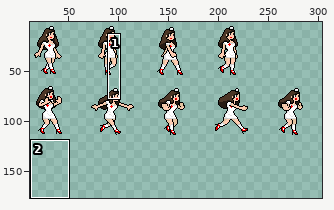
Sprite sheet -- Media/Assets/enemies/enemyNurse_one.png. Above: a wide view before the commit, with the close-up outlined.
Close-up. Before the commit:
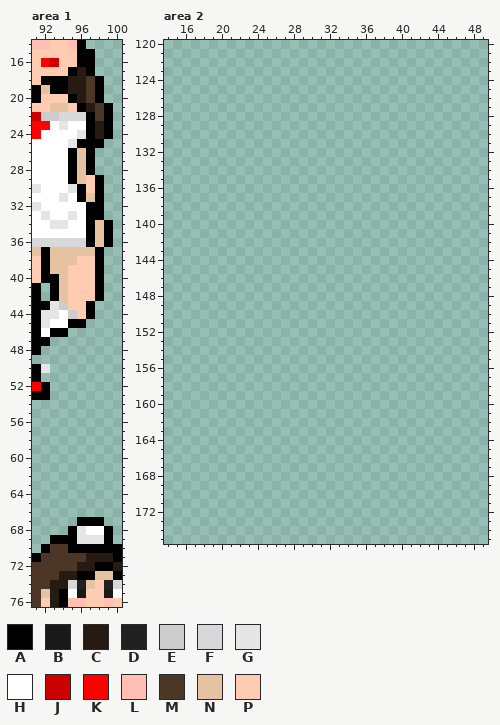
The file is 300x120 pixels. Shown: area 1: x 91..100, y 14..76; area 2: x 14..49, y 120..175. The old version is drawn lined up with the new one. The wide view leaves out empty margins. The commit also changed other parts of the picture, which this record leaves out.
Palette (. is transparent): A #000000  B #191919  C #261b13  D #212121  E #cccccc  F #d8d8d8  G #e5e5e5  H #ffffff  J #cc0000  K #ff0000  L #ffbfb2  M #4c3626  N #e5c3a0  P #ffccb2
Now the later version:
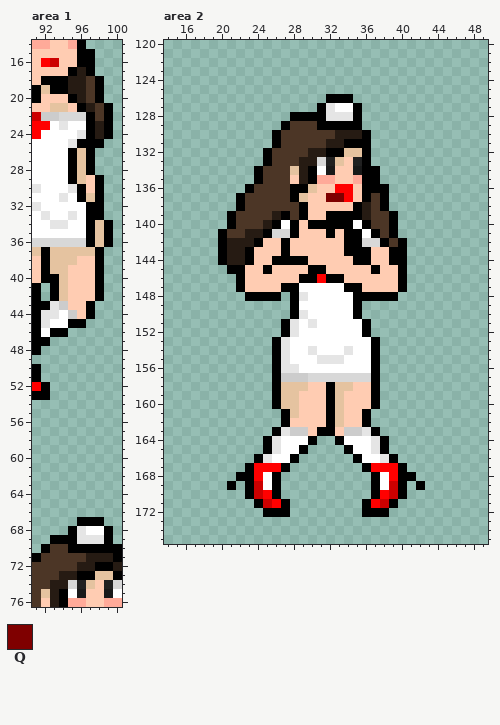
Colours new in this view: Q #7f0000
Edits made:
canvas 300x120 -> 600x180; drawings rearranged on the sheet (the old picture shows each at its new place)
@@ palette @@
-L #ffbfb2
+L #ffaa99
--- area 1
@@ x 91..94 @@
 49 ....
-50 AG..
+50 A...
 51 A...
@@ x 98..100 @@
 75 PBH
-76 PLP
+76 PLL
--- area 2
@@ x 14..49 @@
 125 ....................................
-126 ....................................
-127 ....................................
-128 ....................................
-129 ....................................
-130 ....................................
-131 ....................................
-132 ....................................
-133 ....................................
-134 ....................................
-135 ....................................
-136 ....................................
-137 ....................................
-138 ....................................
-139 ....................................
-140 ....................................
-141 ....................................
-142 ....................................
-143 ....................................
-144 ....................................
-145 ....................................
-146 ....................................
-147 ....................................
-148 ....................................
-149 ....................................
-150 ....................................
-151 ....................................
-152 ....................................
-153 ....................................
-154 ....................................
-155 ....................................
-156 ....................................
-157 ....................................
-158 ....................................
-159 ....................................
-160 ....................................
-161 ....................................
-162 ....................................
-163 ....................................
-164 ....................................
-165 ....................................
-166 ....................................
-167 ....................................
-168 ....................................
-169 ....................................
-170 ....................................
-171 ....................................
-172 ....................................
+126 ..................AAA...............
+127 .................AGHHA..............
+128 ..............AAAAGGGA..............
+129 .............AMMMAAAAA..............
+130 ............AMMMMMMCCCA.............
+131 ............AMMMMMCCAAA.............
+132 ...........AMMMMCCAANNA.............
+133 ...........AMMMCCFDNPDA.............
+134 ..........AMMMNCAHBPPBAA............
+135 ..........AMMMPCALLPPLAA............
+136 .........AMMMMAANPPKKPAAA...........
+137 ........AMMMMMANPPQQKPAMA...........
+138 ........AMMMMMMAPPPPPACMA...........
+139 .......AMMMMCAMAPPAAAACMMA..........
+140 .......AMMMCAHAPAAAAAHAMMA..........
+141 ......AMMCCAFFAPPPAPAAHAMA..........
+142 ......ACCCAPPAPPPPPPAAFFAMA.........
+143 ......ACCAPPPAPPPPPPAAAPPAA.........
+144 ......ACCAPPAAAAPPPPPAAPPAA.........
+145 .......AAPPAPPPPAAPPPPPAPPA.........
+146 ........APPPPPPAAKAAPPPPPPA.........
+147 ........APPPPAAHHHHHAAPPPPA.........
+148 .........AAAA.AGHHHHHAAAAA..........
+149 ..............AHHHHHHA..............
+150 ..............AGHHHHHA..............
+151 .............AGHGHHHHHA.............
+152 .............AGHHHHHHHA.............
+153 ............AGHHHHHHHHHA............
+154 ............AGHHGHHHGHHA............
+155 ............AGHHHGGGHHHA............
+156 ............AGGHHHHHHHHA............
+157 ............AEEEFFFFFFFA............
+158 ............ANNNPPANNPPA............
+159 ............ANNPPPANPPPA............
+160 ............ANNPPPANPPPA............
+161 .............ANPPPANPPA.............
+162 .............APPPPANPPA.............
+163 ............AGEEPAAPEEGA............
+164 ...........AGHHHA..AHHHGA...........
+165 ...........AGHHA....AHHGA...........
+166 ..........AGHHA......AHHGA..........
+167 .........AKKKA........AKKKA.........
+168 ........AAKHA..........AHKAA........
+169 .......A.AJHA..........AHJA.A.......
+170 .........AJKA..........AKJA.........
+171 ..........AJKA........AKJA..........
+172 ...........AAA........AAA...........
 173 ....................................
Pixel boxes of the changes (left, top, right, bottom) in both close-ups:
changed: (32, 40, 77, 49)
erased: (41, 364, 50, 373)
changed: (68, 598, 122, 607)
added: (218, 94, 425, 517)
